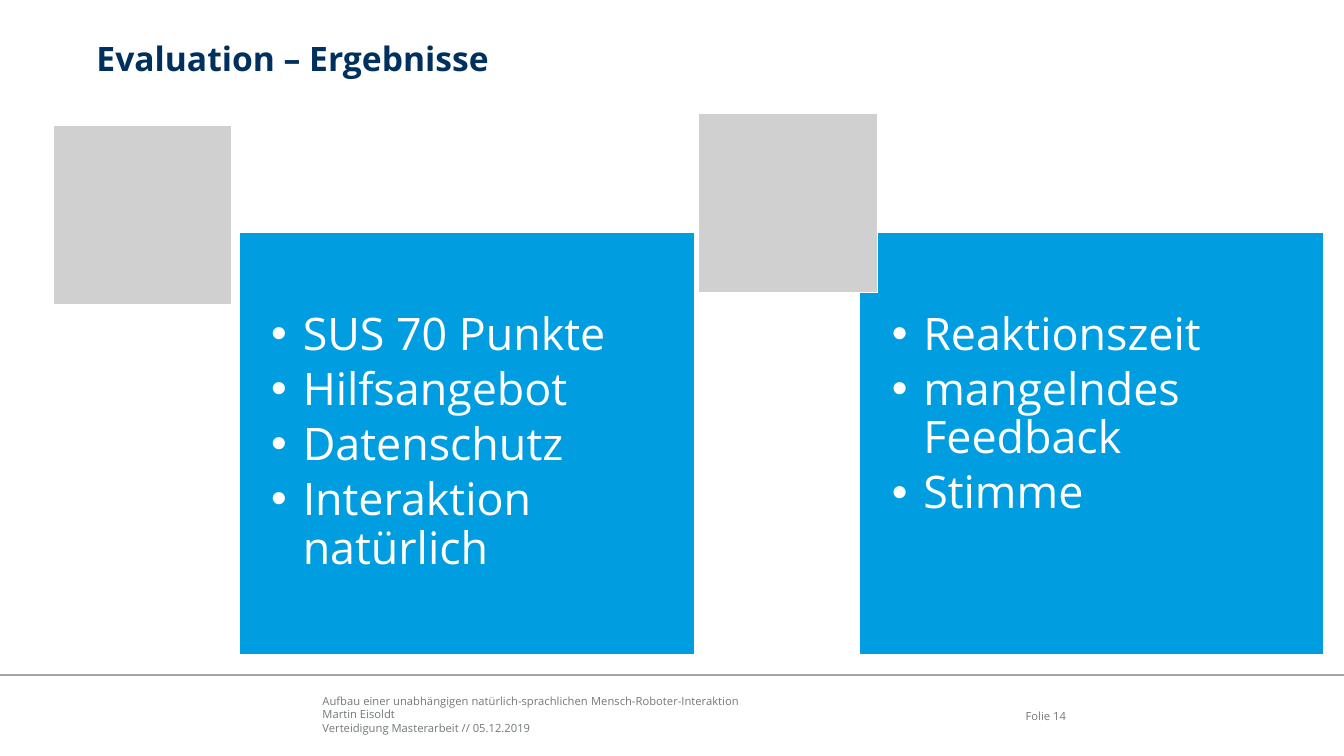
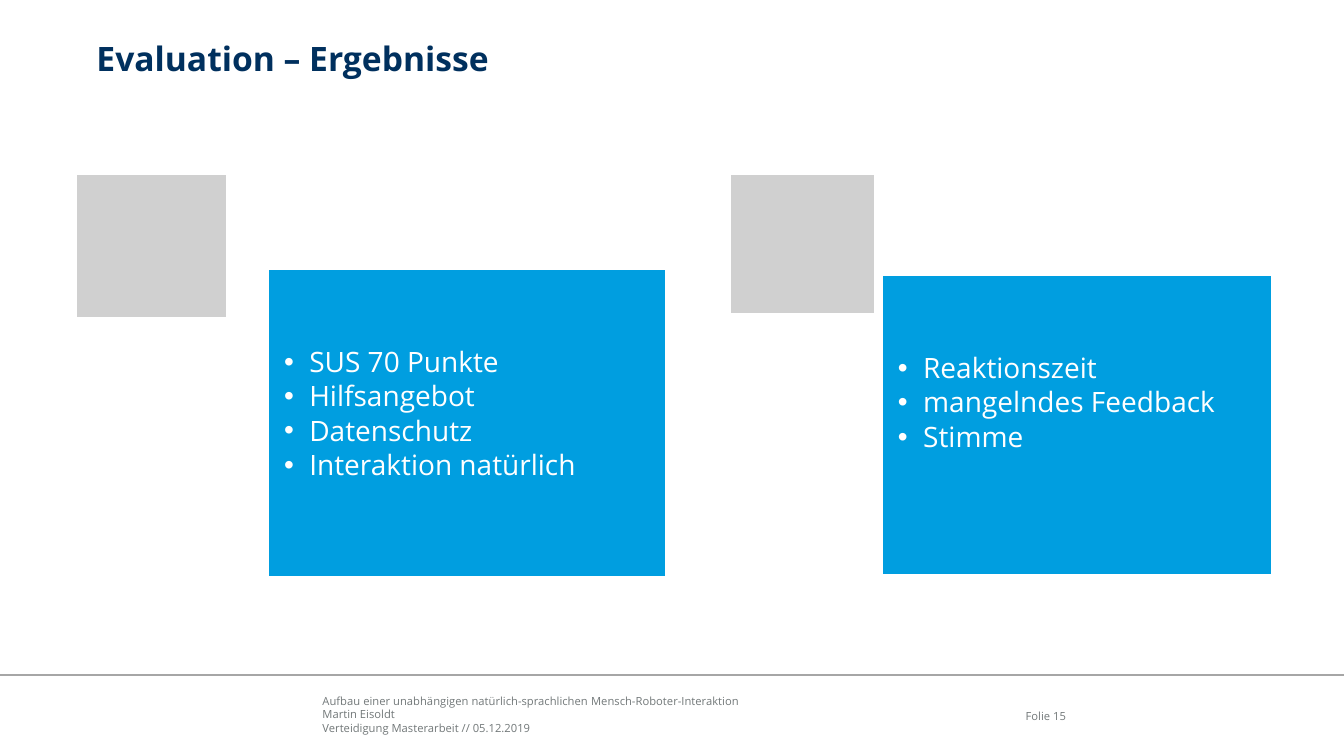
Before and after one commit to edegeyer/masterarbeit, a slide deck: slide 15 of verteidigung/verteidigung.pptx (slide 14 before the commit). Drawn at 1344x756 pixels with LibreOffice and Linux fonts; fonts in the diff are those of the drawing; grey boxes stand for pictures; background and template pictures are left out. Boxes give left, top, right and bottom in pixels: in the first picture for what was removed or moved away, otherwise in the second. Text is boxed around its words. In the diff, an @@ line names an element or a change of style, - is before the commit and + after.

```diff
--- a/verteidigung/verteidigung.pptx
+++ b/verteidigung/verteidigung.pptx
@@ picture: place and size @@
-picture at <box>53,126,232,304</box>
+picture at <box>77,174,227,318</box>
@@ picture: place and size @@
-picture at <box>699,114,877,292</box>
+picture at <box>731,174,875,314</box>
@@ text "SUS 70 Punkte": place and size @@
-text "SUS 70 Punkte" at <box>303,316,605,565</box>
+text "SUS 70 Punkte" at <box>309,350,575,476</box>
@@ text "SUS 70 Punkte" at <box>309,350,575,476</box>: size 32 to 20 pt; indent changed; less space between paragraphs @@
@@ rectangle: place and size @@
-rectangle at <box>239,233,695,655</box>
+rectangle at <box>268,269,665,578</box>
@@ text "Reaktionszeit" at <box>923,356,1215,448</box>: size 32 to 20 pt; indent changed; less space between paragraphs @@
@@ text "Reaktionszeit": place and size @@
-text "Reaktionszeit" at <box>923,316,1200,509</box>
+text "Reaktionszeit" at <box>923,356,1215,448</box>
@@ rectangle: place and size @@
-rectangle at <box>860,233,1325,655</box>
+rectangle at <box>882,275,1272,575</box>
@@ page number at <box>1026,711,1066,720</box>: text changed @@
-Folie 14
+Folie 15
```
Also in this commit, not shown: 10 other slides changed, 1 slide added.
